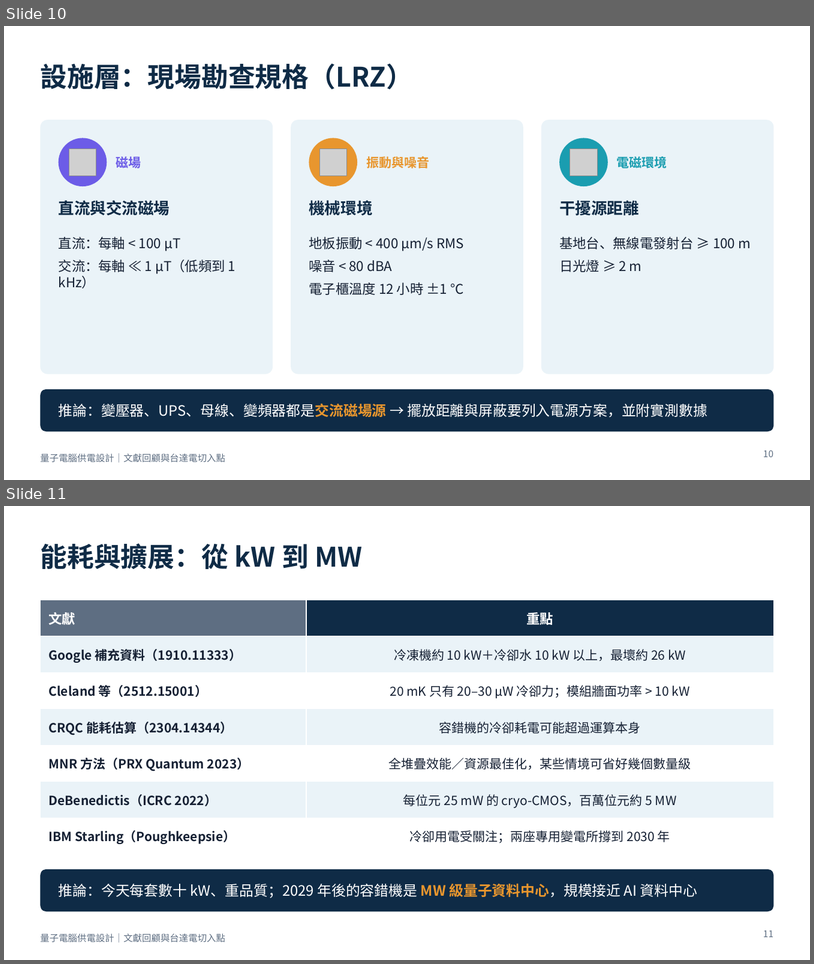
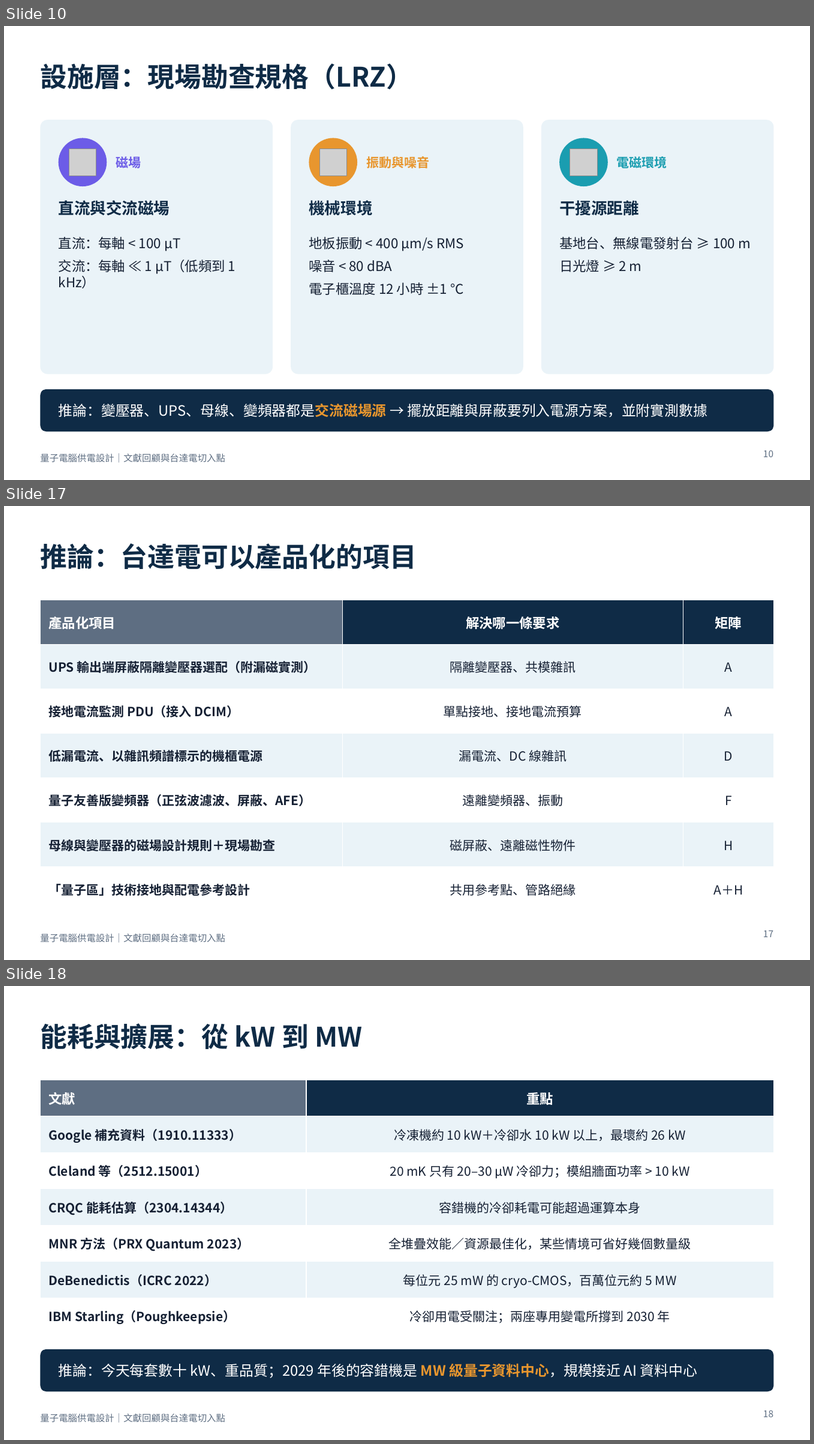
Before and after one commit to pcpcchen-coder/QuantumComputing, a slide deck: slides/output/qc-power-supply-delta.pptx. Shown one above the other, each under a label of ours: slides 10 and 11 before the commit, slides 10, 17 and 18 after it; the slides between them are not shown. The pictures are 814x964 and 814x1444 pixels, drawn with LibreOffice and Linux fonts; fonts in the diff are those of the drawing; grey boxes stand for pictures. Boxes give left, top, right and bottom in pixels: in the first picture for what was removed or moved away, otherwise in the second. Text is boxed around its words. In the diff, an @@ line names an element or a change of style, - is before the commit and + after.

```diff
--- a/slides/output/qc-power-supply-delta.pptx
+++ b/slides/output/qc-power-supply-delta.pptx
@@ slide 17 added at bbox=[4, 506, 810, 960], background #FFFFFF; not listed: 1 template element that a slide beside it also shows @@
@@ title added at bbox=[40, 543, 416, 569], 32 pt, text #0F2B46, bold @@
+推論：台達電可以產品化的項目
@@ table added at bbox=[40, 600, 774, 898], 7 rows, 3 columns @@
+產品化項目 | 解決哪一條要求 | 矩陣
+UPS 輸出端屏蔽隔離變壓器選配（附漏磁實測） | 隔離變壓器、共模雜訊 | A
+接地電流監測 PDU（接入 DCIM） | 單點接地、接地電流預算 | A
+低漏電流、以雜訊頻譜標示的機櫃電源 | 漏電流、DC 線雜訊 | D
+量子友善版變頻器（正弦波濾波、屏蔽、AFE） | 遠離變頻器、振動 | F
+母線與變壓器的磁場設計規則＋現場勘查 | 磁屏蔽、遠離磁性物件 | H
+「量子區」技術接地與配電參考設計 | 共用參考點、管路絕緣 | A＋H
@@ page number added at bbox=[764, 930, 774, 937], 11 pt, text #5E6E82 @@
+17
@@ what was slide 11 is now slide 18 @@
@@ page number at bbox=[764, 1410, 774, 1417]: text changed @@
-11
+18
```
Also in this commit, not shown: 3 slides changed, 6 other slides added, 5 other files.
